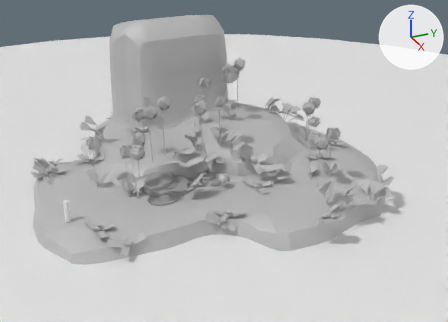
A saved change to the Blender file scenes/proto-world2.blend.
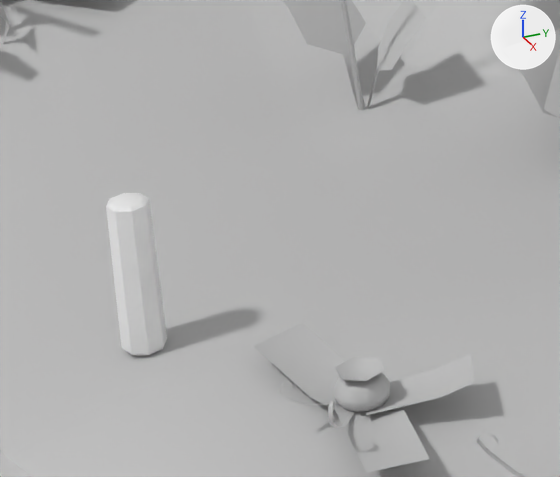
The first picture shows the older version from a 50 mm lens placed at (56.7, -8.5, 31.9), pointed at (-7.0, 20.2, 0.0). The close-ups show both versions on the part from 11% to 28% of the width and 54% to 74% of the height of that picture; other places that the commit changed are outside them. The lights are fixed; the arrows at upper right show +X, +Y and +Z.

The scene before the commit, as lines of its bpy script (objects in view):
```python
me_mesh = bpy.data.meshes.new('Mesh')
me_mesh.from_pydata(...)  # 148 vertices, 94 faces; spans x -171.0..82.0, y -99.0..101.0, z -6.0..630.0
me_mesh.materials.append(mat_lambert1)  # grey #bcbcbc
me_mesh_008 = bpy.data.meshes.new('Mesh.008')
me_mesh_008.from_pydata(...)  # 1660 vertices, 1664 faces; spans x -0.614..0.655, y -0.744..0.744, z -0.491..0.505
me_mesh_008.materials.append(mat_lambert1_001)  # grey #bcbcbc
me_walkme = bpy.data.meshes.new('WalkMe')
me_walkme.from_pydata(...)  # 978 vertices, 932 faces; spans x -36.3..12.4, y -3.6..38.4, z -2.9..16.0
me_walkme.materials.append(mat_lambert1_003)  # grey #bcbcbc
ob_flo_01 = bpy.data.objects.new('FLO_01', me_mesh_008)
ob_flo_01.location = (0.0, 17.0, 1.41)
ob_plt_02_v1_001 = bpy.data.objects.new('PLT_02_V1.001', me_mesh)
ob_plt_02_v1_001.location = (-5.25, 4.11, 0.24)
ob_plt_02_v1_001.scale = (0.01, 0.01, 0.01)
ob_walkme = bpy.data.objects.new('WalkMe', me_walkme)
ob_walkme.location = (0.0, 0.0, 0.0)
# also in view: 'PLT_02_V1' at (-2.4, 6.9, 3.1); 'PLT_03_V1' at (2.8, 2.3, 0.4); 'Player' at (0.0, -0.3, 1.2)
```
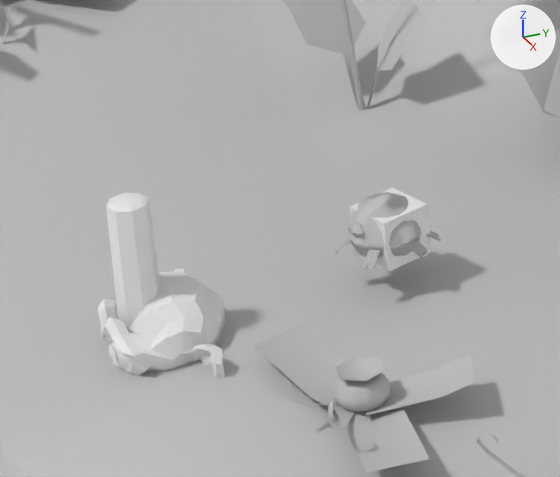
Pixel boxes (x1, y1, x2, y2) of what changed, in the close-ups (560 x 477 px):
'Torus', added: after (98, 269, 225, 377)
'FLO_01', moved (not visible before): after (335, 192, 441, 269)
'FLO_02_foc_01', now drawn: after (350, 188, 431, 272)

The change in detail:
Mesh me_suzanne is new.
It has 507 vertices, 500 faces and spans x -1.37..1.37, y -0.85..0.85, z -0.98..0.98.
Object 'FLO_01' (ob_flo_01) moves from (0.0, 17.0, 1.41) to (0.0, 3.2, 1.15).
Object 'Torus' (ob_torus) is new; it shows me_suzanne.
Its location is (0.0, 0.0, 0.0).
